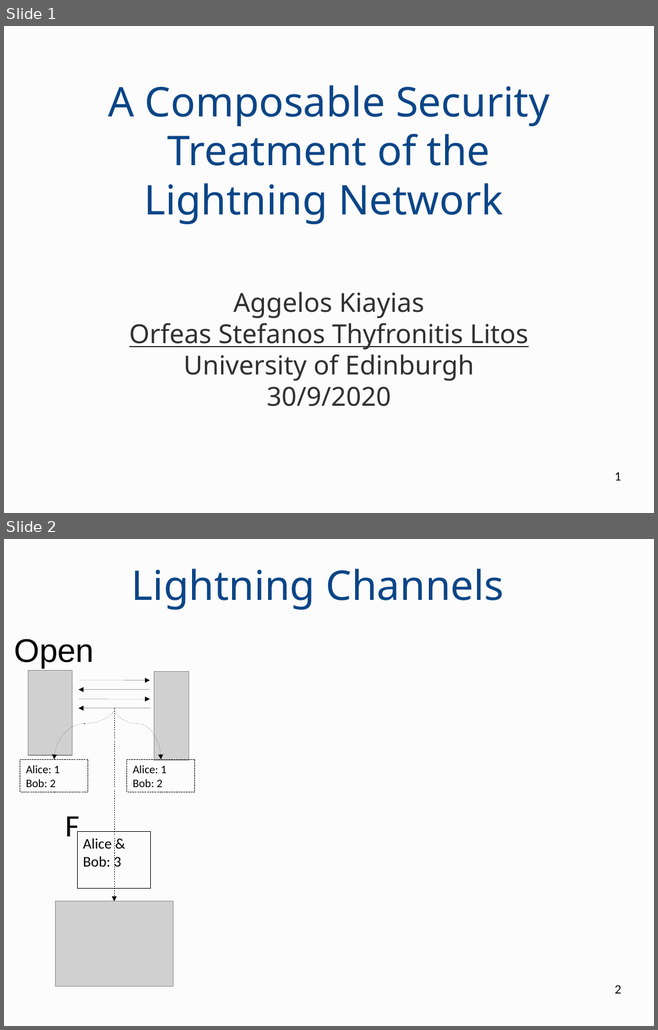
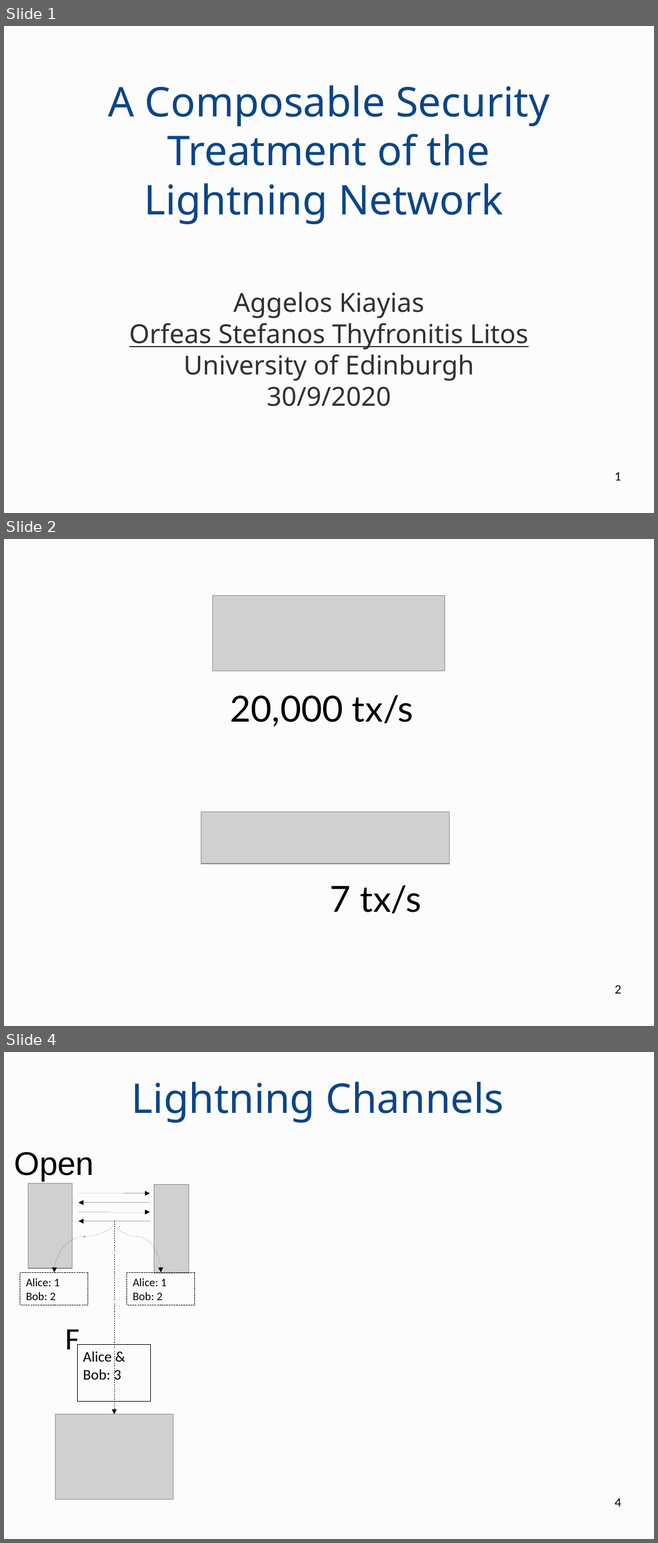
Before and after one commit to OrfeasLitos/PaymentChannels, a slide deck: paper-slides/presentation.odp. Shown one above the other, each under a label of ours: slides 1 and 2 before the commit, slides 1, 2 and 4 after it; the slides between them are not shown. The pictures are 658x1030 and 658x1543 pixels, drawn with LibreOffice and Linux fonts; fonts in the diff are those of the drawing; grey boxes stand for pictures. Boxes give left, top, right and bottom in pixels: in the first picture for what was removed or moved away, otherwise in the second. Text is boxed around its words. In the diff, an @@ line names an element or a change of style, - is before the commit and + after.

```diff
--- a/paper-slides/presentation.odp
+++ b/paper-slides/presentation.odp
@@ slide 2 added at bbox=[4, 539, 654, 1026], background #FCFCFC @@
@@ picture added at bbox=[213, 596, 445, 672] @@
@@ text added at bbox=[230, 695, 413, 726], 44 pt, text #000000 @@
+20,000 tx/s
@@ picture added at bbox=[201, 812, 449, 864] @@
@@ text added at bbox=[330, 885, 422, 914], 44 pt, text #000000 @@
+7 tx/s
@@ page number added at bbox=[614, 985, 621, 994], 14 pt, text #000000 @@
+2
@@ what was slide 2 is now slide 4 @@
@@ page number at bbox=[614, 1499, 621, 1507]: text changed @@
-2
+4
```
Also in this commit, not shown: 3 slides changed, 2 other slides added, 1 slide removed, 1 other file.
